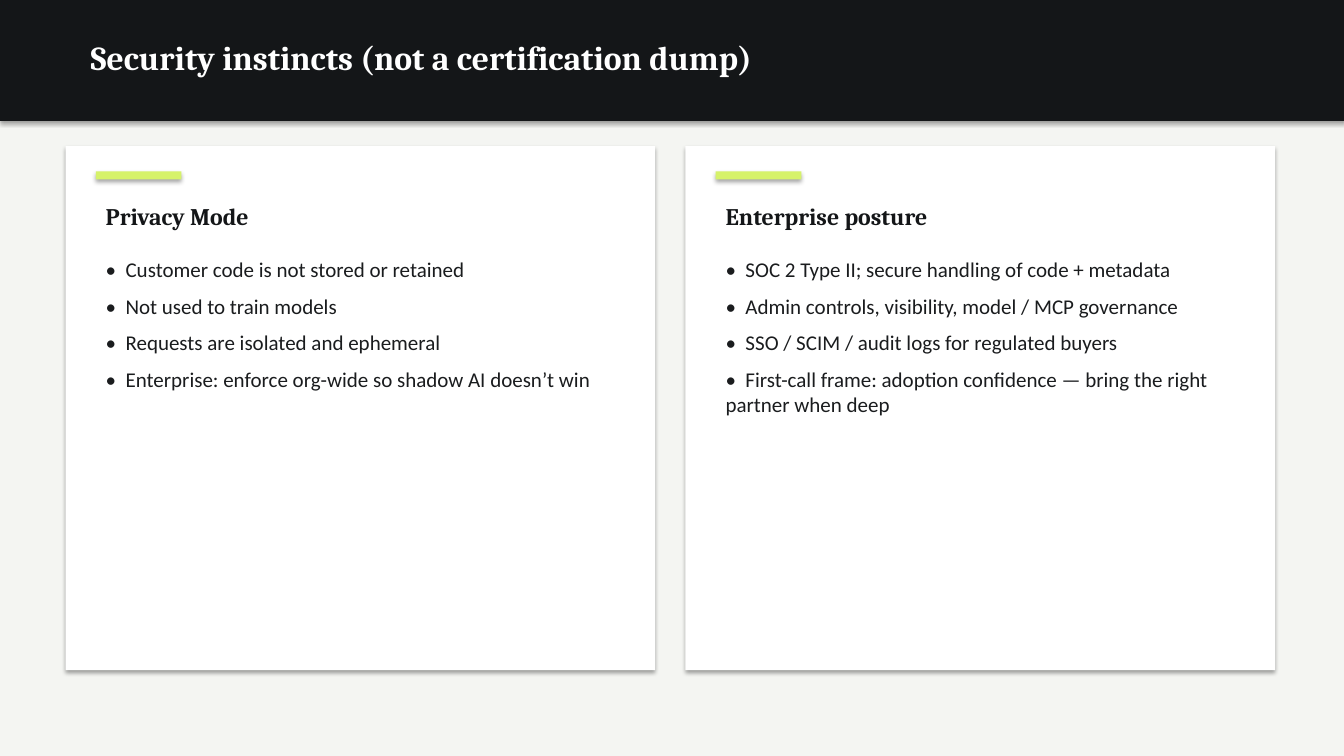
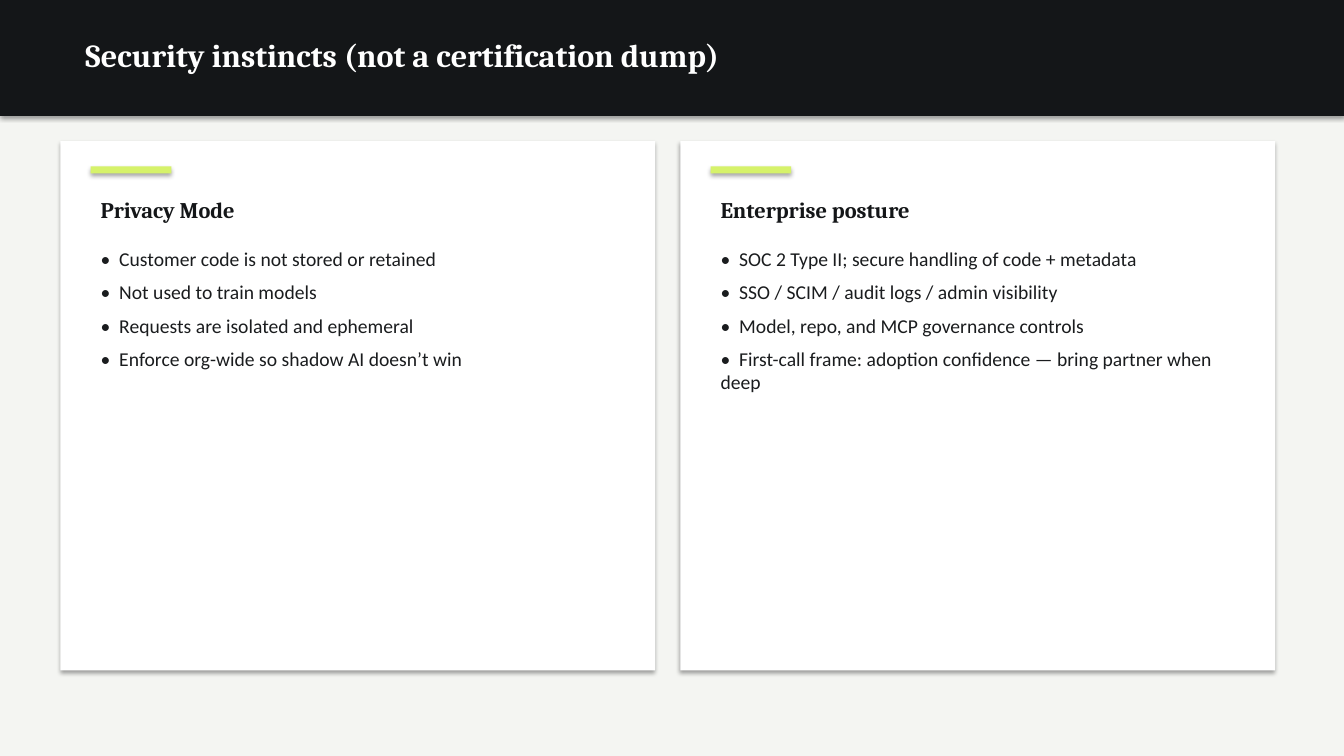
Before and after one commit to dempseli01-stack/lindsey, a slide deck: slide 20 of Lindsey_Presentation.pptx. Drawn at 1344x756 pixels with LibreOffice and Linux fonts; fonts in the diff are those of the drawing. Boxes give left, top, right and bottom in pixels: in the first picture for what was removed or moved away, otherwise in the second. Text is boxed around its words. In the diff, an @@ line names an element or a change of style, - is before the commit and + after.

```diff
--- a/Lindsey_Presentation.pptx
+++ b/Lindsey_Presentation.pptx
@@ rectangle: place and size @@
-rectangle at (0,0,1344,121)
+rectangle at (0,0,1344,116)
@@ text "Security instincts (not a certification ..." at (85,43,719,74): size 24 to 23 pt @@
@@ rectangle: place and size @@
-rectangle at (66,146,655,670)
+rectangle at (60,141,655,670)
@@ rectangle: place and size @@
-rectangle at (686,146,1275,670)
+rectangle at (681,141,1275,670)
@@ rectangle: place and size @@
-rectangle at (96,171,181,179)
+rectangle at (91,166,171,173)
@@ rectangle: place and size @@
-rectangle at (716,171,802,179)
+rectangle at (711,166,791,173)
@@ text "Privacy Mode" at (101,202,235,223): size 17 to 16 pt @@
@@ text "Enterprise posture" at (721,202,910,223): size 17 to 16 pt @@
@@ text "• Customer code is not ...": place and size @@
-text "• Customer code is not ..." at (126,262,590,391)
+text "• Customer code is not ..." at (119,252,462,370)
@@ text at (119,252,436,336): size 15 to 14 pt in "• Customer code is not stored or ...", "• Not used to train models", "• Requests are isolated and ephemeral"; less space between paragraphs @@
@@ text "• SOC 2 Type II; ...": place and size @@
-text "• SOC 2 Type II; ..." at (726,262,1207,416)
+text "• SOC 2 Type II; ..." at (721,252,1211,392)
@@ text at (739,252,1136,270): size 15 to 14 pt in "• SOC 2 Type II; secure handling ..."; less space between paragraphs @@
@@ text at (721,285,1211,392): text changed; size 15 to 14 pt @@
-• Admin controls, visibility, model / MCP governance
-• SSO / SCIM / audit logs for regulated buyers
-• First-call frame: adoption confidence — bring the right partner when deep
+• SSO / SCIM / audit logs / admin visibility
+• Model, repo, and MCP governance controls
+• First-call frame: adoption confidence — bring partner when deep
@@ text at (119,352,462,370): text changed; size 15 to 14 pt @@
-• Enterprise: enforce org-wide so shadow AI doesn’t win
+• Enforce org-wide so shadow AI doesn’t win
```
Also in this commit, not shown: 20 other slides changed, 3 other files.
